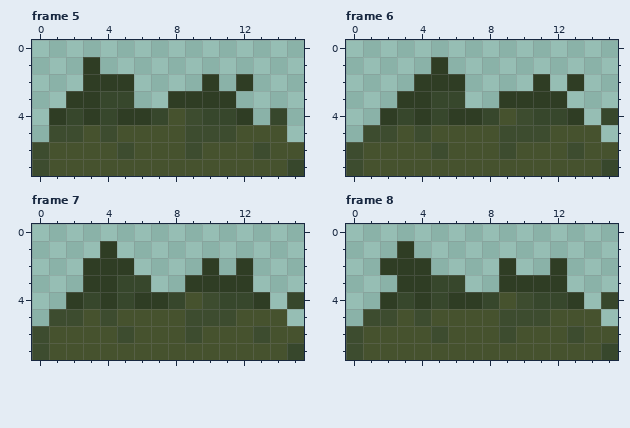
One commit to this pixel-art file: assets/textures/outside/grass_1.ase. This is how it looked before the edit.
16x8 pixels, 8 frames. Colours within 5 levels of each other are drawn and written as one. Shown: frame 5, frame 6, frame 7, frame 8. The commit also changed other frames, which this record leaves out.
The same view after the edit:
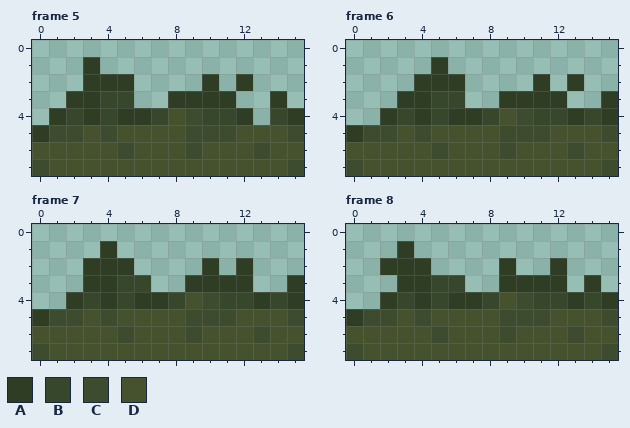
Palette (. is transparent): A #2f3d24  B #37472c  C #3d4c2f  D #46522e
Log entry: Fixed grass sprites and added upper environment drawer
From old to new:
Frame 5:
Colour A is added in row 3 at x 14; in row 4 at x 15; in row 5 at x 0.
Colour C is added in row 5 at x 15.
Colour C replaces colour B in row 7 at x 15.
Colour D replaces colour C in row 6 at x 0.
Frame 6:
Colour A is added in row 3 at x 15; in row 5 at x 0.
Colour A replaces colour B in row 4 at x 15.
Colour B is added in row 4 at x 14.
Colour C is added in row 5 at x 15.
Colour C replaces colour B in row 7 at x 15.
Colour D replaces colour C in row 6 at x 0.
Frame 7: the same change as frame 6
Frame 8:
Colour A is added in row 3 at x 14; in row 5 at x 0.
Colour A replaces colour B in row 4 at x 15.
Colour B is added in row 4 at x 14.
Colour C is added in row 5 at x 15.
Colour C replaces colour B in row 7 at x 15.
Colour D replaces colour C in row 6 at x 0.
Changed places in both pictures, as pixel boxes (x1, y1, x2, y2):
changed: (270, 91, 304, 176)
changed: (32, 125, 49, 159)
changed: (584, 91, 618, 176)
changed: (346, 125, 363, 159)
changed: (270, 275, 304, 360)
changed: (32, 309, 49, 343)
changed: (584, 275, 618, 360)
changed: (346, 309, 363, 343)
